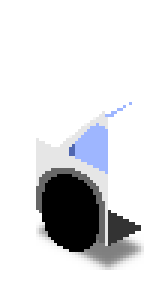
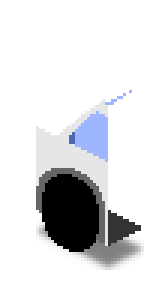
Layer changes from the first (144, 288) image to the second:
renamed "Roof copy #1" to "Roof", painted on it over [105, 90, 132, 114]
renamed "Beam copy" to "Beam", painted on it over [57, 99, 108, 153]
painted on "Glass" over [69, 90, 132, 174]
renamed "Cover copy" to "Cover", painted on it over [39, 108, 93, 150]
renamed "Side copy" to "Side", painted on it over [36, 126, 108, 174]
renamed "Front copy" to "Front", painted on it over [36, 123, 75, 156]
